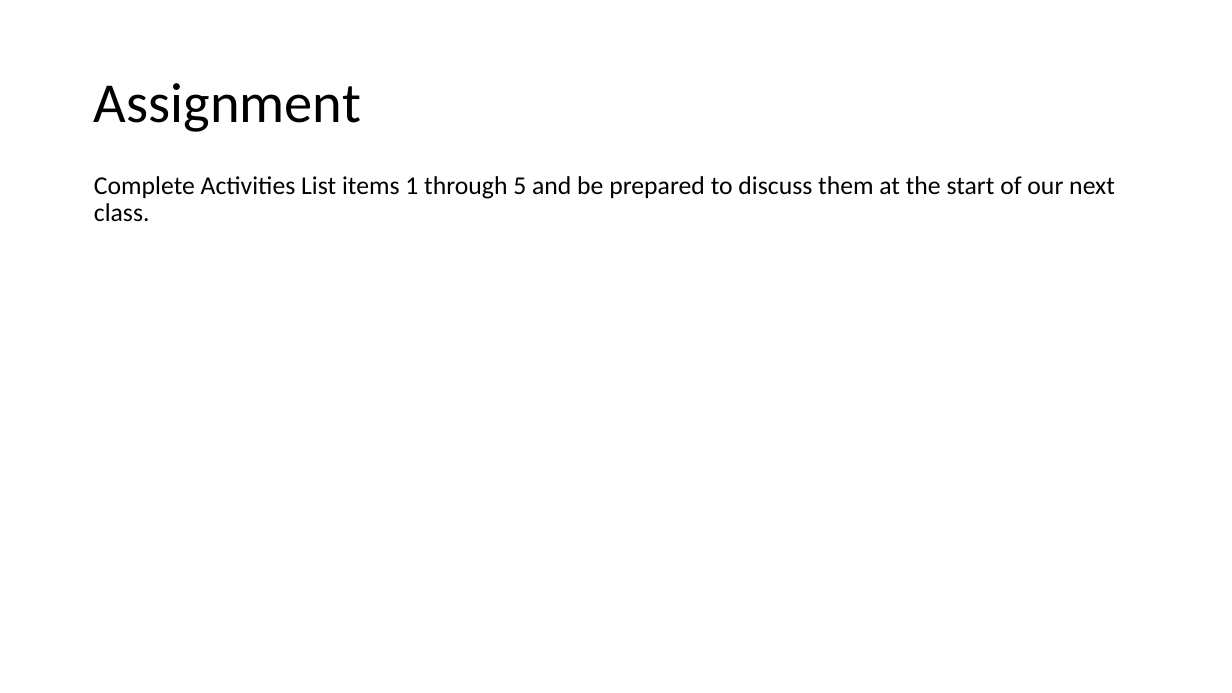
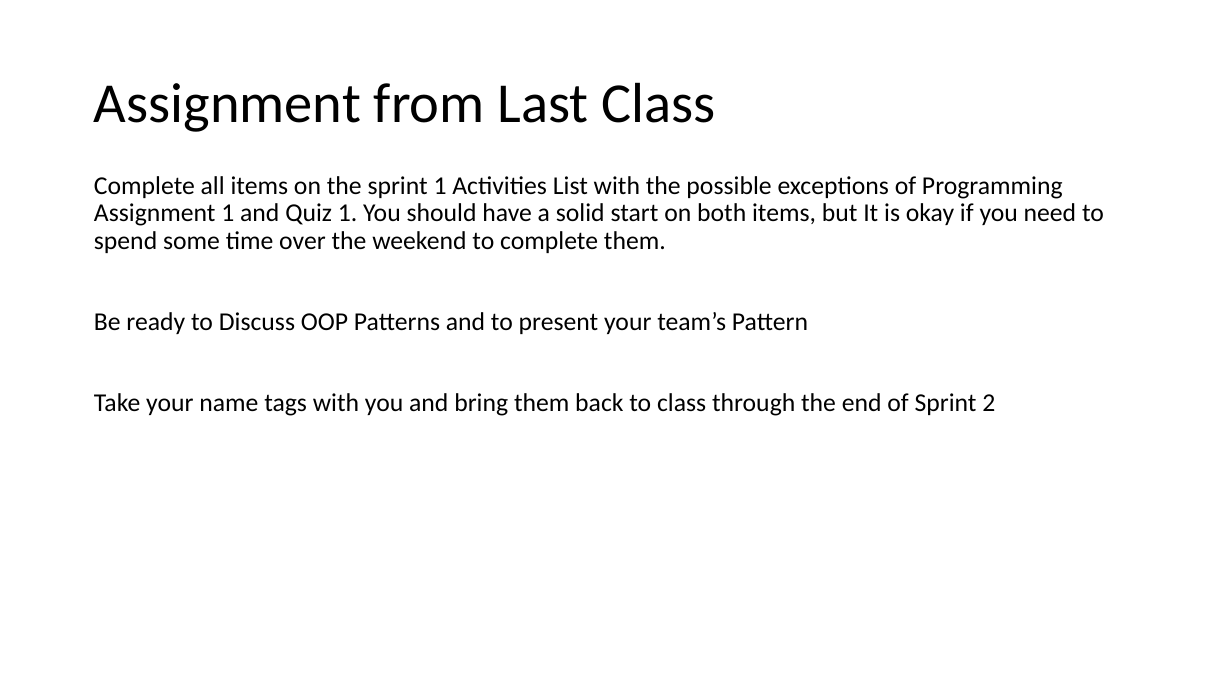
Before and after one commit to EricJPogue/CPSC-24500, a slide deck: slide 2 of lecture-slides/2019-09-06-oop.pptx (slide 10 before the commit). Drawn at 1232x693 pixels with LibreOffice and Linux fonts; fonts in the diff are those of the drawing. Boxes give left, top, right and bottom in pixels: in the first picture for what was removed or moved away, otherwise in the second. Text is boxed around its words. In the diff, an @@ line names an element or a change of style, - is before the commit and + after.

```diff
--- a/lecture-slides/2019-09-06-oop.pptx
+++ b/lecture-slides/2019-09-06-oop.pptx
@@ title at (x1=94, y1=82, x2=715, y2=132): text changed @@
-Assignment
+Assignment from Last Class
@@ text at (x1=94, y1=176, x2=1104, y2=416): text changed @@
-Complete Activities List items 1 through 5 and be prepared to discuss them at the start of our next class.
+Complete all items on the sprint 1 Activities List with the possible exceptions of Programming Assignment 1 and Quiz 1. You should have a solid start on both items, but It is okay if you need to spend some time over the weekend to complete them.
+Be ready to Discuss OOP Patterns and to present your team’s Pattern
+Take your name tags with you and bring them back to class through the end of Sprint 2
```
Also in this commit, not shown: 3 other slides changed, 6 slides added, 10 slides removed, 1 other file.
